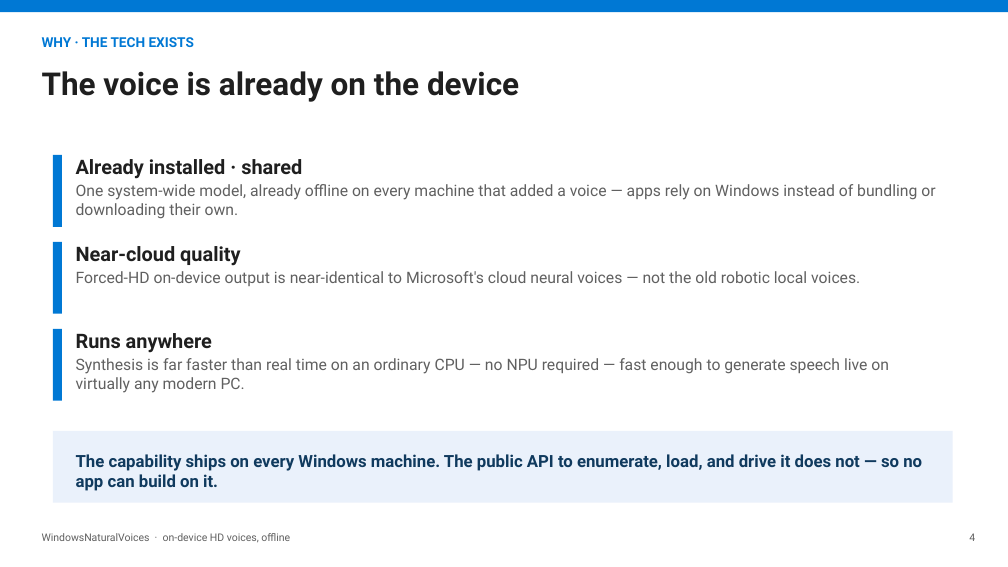
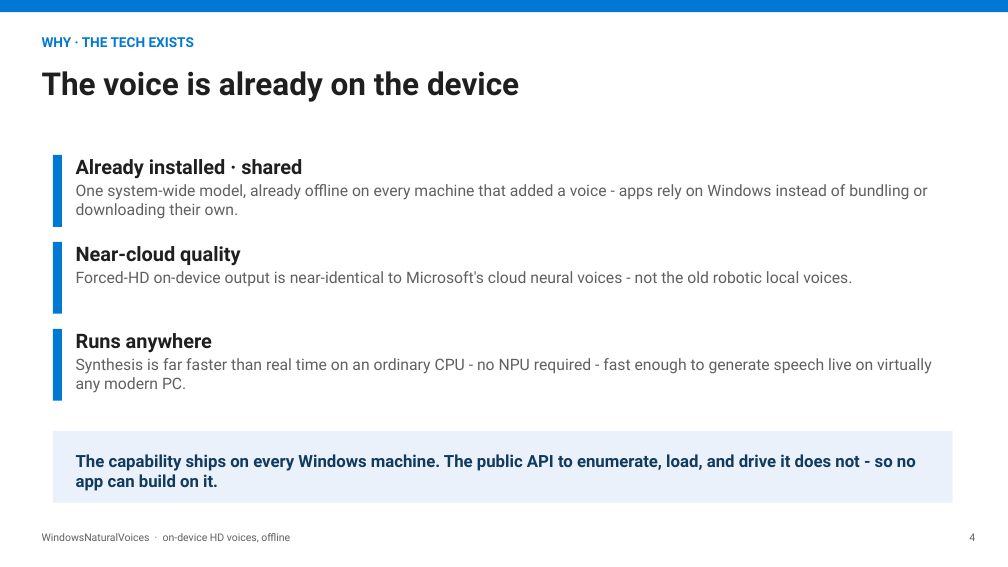
Before and after one commit to aclinick/claros, a slide deck: slide 4 of docs/pitch/live-voiceover.pptx. Drawn at 1008x567 pixels with LibreOffice and Linux fonts; fonts in the diff are those of the drawing. Boxes give left, top, right and bottom in pixels: in the first picture for what was removed or moved away, otherwise in the second. Text is boxed around its words. In the diff, an @@ line names an element or a change of style, - is before the commit and + after.

```diff
--- a/docs/pitch/live-voiceover.pptx
+++ b/docs/pitch/live-voiceover.pptx
@@ text at (76,184,927,219): text changed @@
-One system-wide model, already offline on every machine that added a voice — apps rely on Windows instead of bundling or downloading their own.
+One system-wide model, already offline on every machine that added a voice - apps rely on Windows instead of bundling or downloading their own.
@@ text at (76,271,852,286): text changed @@
-Forced-HD on-device output is near-identical to Microsoft's cloud neural voices — not the old robotic local voices.
+Forced-HD on-device output is near-identical to Microsoft's cloud neural voices - not the old robotic local voices.
@@ text at (76,358,932,393): text changed @@
-Synthesis is far faster than real time on an ordinary CPU — no NPU required — fast enough to generate speech live on virtually any modern PC.
+Synthesis is far faster than real time on an ordinary CPU - no NPU required - fast enough to generate speech live on virtually any modern PC.
@@ text at (76,454,916,491): text changed @@
-The capability ships on every Windows machine. The public API to enumerate, load, and drive it does not — so no app can build on it.
+The capability ships on every Windows machine. The public API to enumerate, load, and drive it does not - so no app can build on it.
```
Also in this commit, not shown: 13 other slides changed, 10 other files.
